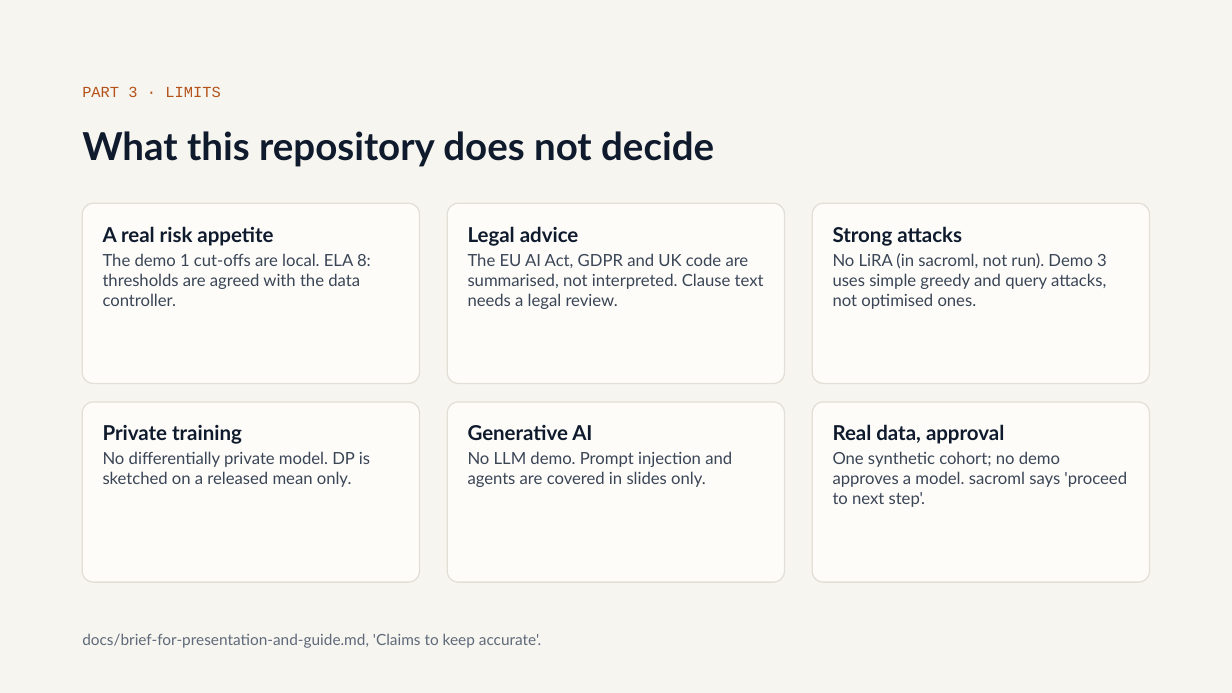
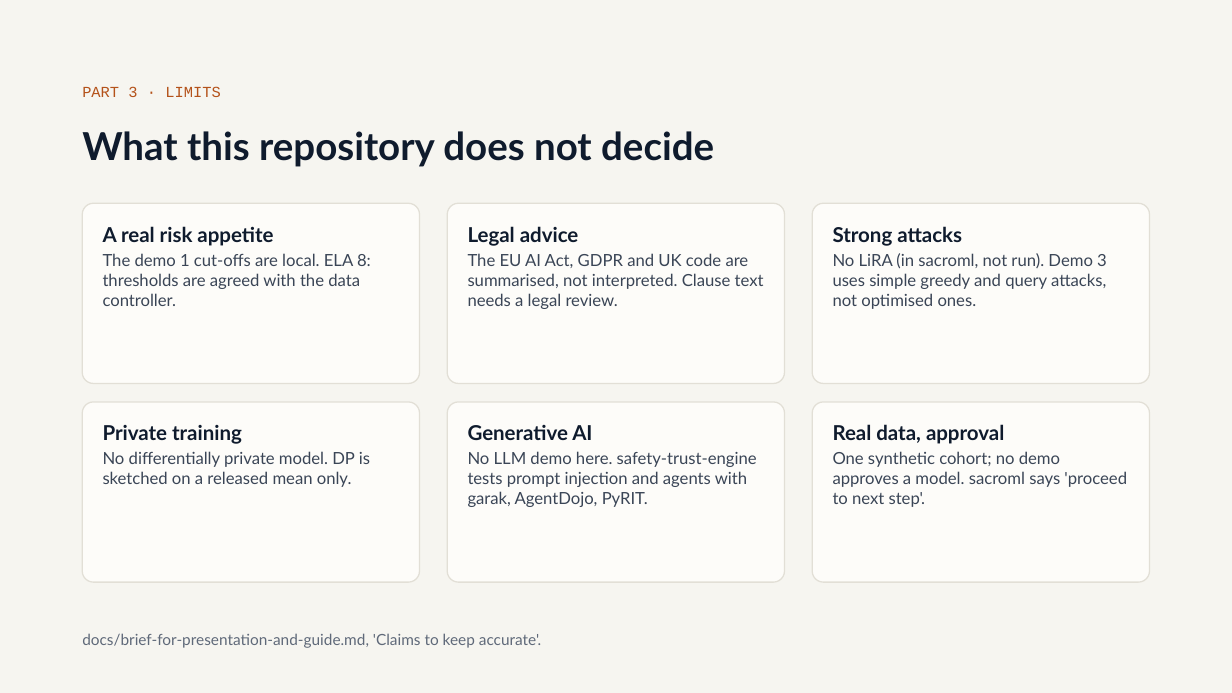
Before and after one commit to olonok69/graimatter_ML, a slide deck: slide 37 of docs/Adversarial_ML.pptx. Drawn at 1232x693 pixels with LibreOffice and Linux fonts; fonts in the diff are those of the drawing. Boxes give left, top, right and bottom in pixels: in the first picture for what was removed or moved away, otherwise in the second. Text is boxed around its words. In the diff, an @@ line names an element or a change of style, - is before the commit and + after.

Commit message:
Point to safety-trust-engine for testing LLMs and agents

```diff
--- a/docs/Adversarial_ML.pptx
+++ b/docs/Adversarial_ML.pptx
@@ text at (468,451,757,507): text changed @@
-No LLM demo. Prompt injection and agents are covered in slides only.
+No LLM demo here. safety-trust-engine tests prompt injection and agents with garak, AgentDojo, PyRIT.
```
Also in this commit, not shown: 1 other slide changed, 4 other files.
